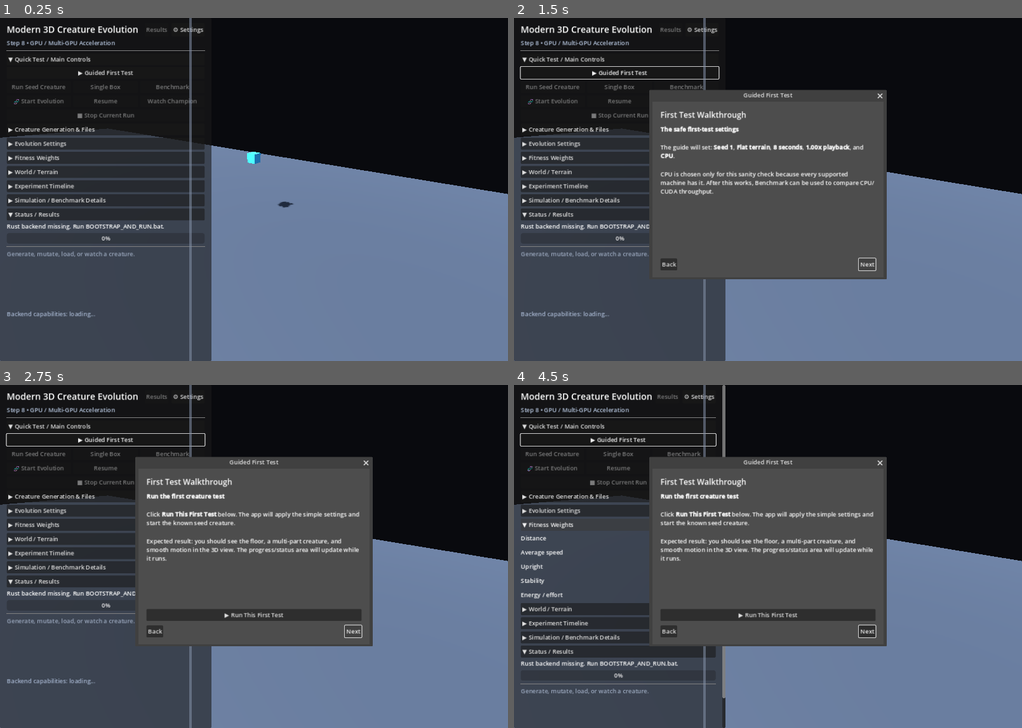
Above: before the commit, frames 1-4 (two rows, left to right).
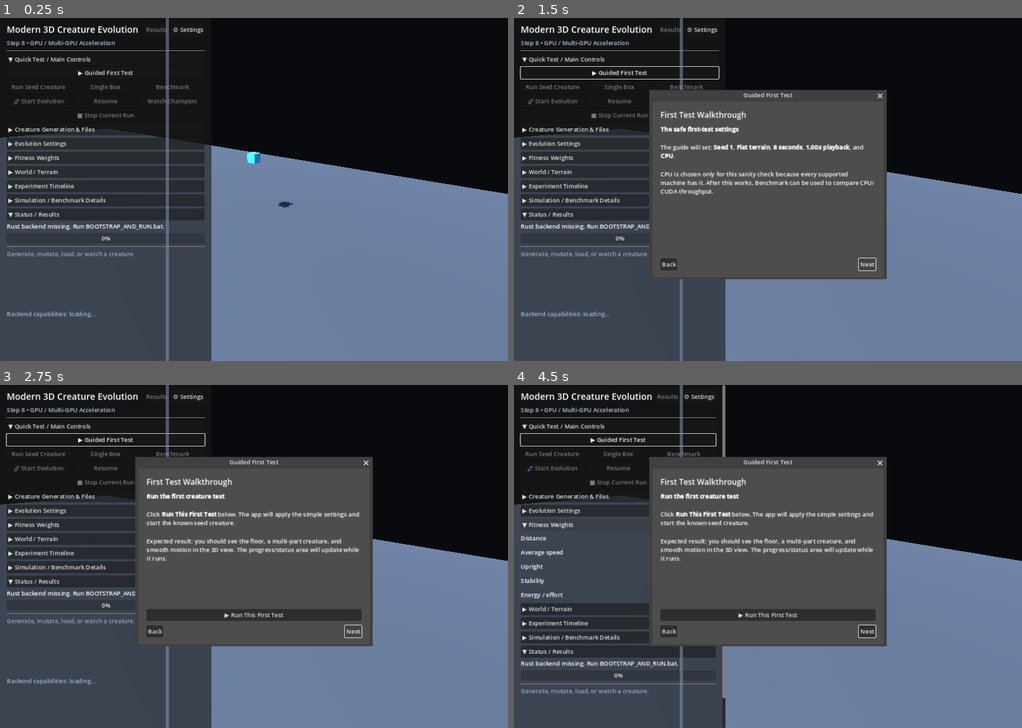
Above: after the commit, the same moments.

Repository: Quest79/Modern-3D-Creature-Evolution
Game: Godot game, scene res://main.tscn
Same seed, same stepped clock (60 frames per second), same inputs: the game is played once before the commit and once after it.
Inputs:
- Up to frame 1 (0.25 s): no input
- Up to frame 2 (1.5 s): click "▶ Guided First Test" at 0.5 s; click "Next" at 1.25 s
- Up to frame 3 (2.75 s): click "Next" at 2 s
- Up to frame 4 (4.5 s): click "▶ Creature Generation & Files" at 2.75 s; click "▼ Creature Generation & Files" at 3.5 s; click "▶ Fitness Weights" at 4.25 s

The runs differ from the first frame. In frame 1, 1.1% of the frame differs, in the area x 32-38%, y 0-100%; in frame 2, 0.5%; in frame 3, 0.5%; in frame 4, 0.5%.

Commit message:
Set requested font and HUD resize ranges

Diff:
--- a/apps/godot/main.gd
+++ b/apps/godot/main.gd
@@ -3,9 +3,9 @@
 const EVENT_PORT_START := 47821
 const EVENT_PORT_TRIES := 32
 const SETTINGS_PATH := "user://settings.cfg"
-const DEFAULT_HUD_WIDTH := 510.0
-const MIN_HUD_WIDTH := 320.0
-const MAX_HUD_WIDTH := 900.0
+const DEFAULT_HUD_WIDTH := 400.0
+const MIN_HUD_WIDTH := 160.0
+const MAX_HUD_WIDTH := 400.0
 const HUD_RESIZE_HANDLE_WIDTH := 8.0
 
 var _batch_spin: SpinBox
@@ -2226,7 +2226,7 @@
     heading.text = "Interface & Camera"
     column.add_child(heading)
 
-    _font_size_spin = _add_number_row(column, "Font size", 10, 32, _font_size, 1)
+    _font_size_spin = _add_number_row(column, "Font size", 7, 20, _font_size, 1)
     _font_size_spin.value_changed.connect(_on_font_size_changed)
 
     _camera_speed_spin = _add_number_row(
@@ -2775,7 +2775,7 @@
         return
 
     _font_size = int(config.get_value("ui", "font_size", _font_size))
-    _font_size = clampi(_font_size, 10, 32)
+    _font_size = clampi(_font_size, 7, 20)
     _walkthrough_completed = bool(
         config.get_value("ui", "walkthrough_completed", _walkthrough_completed)
     )
